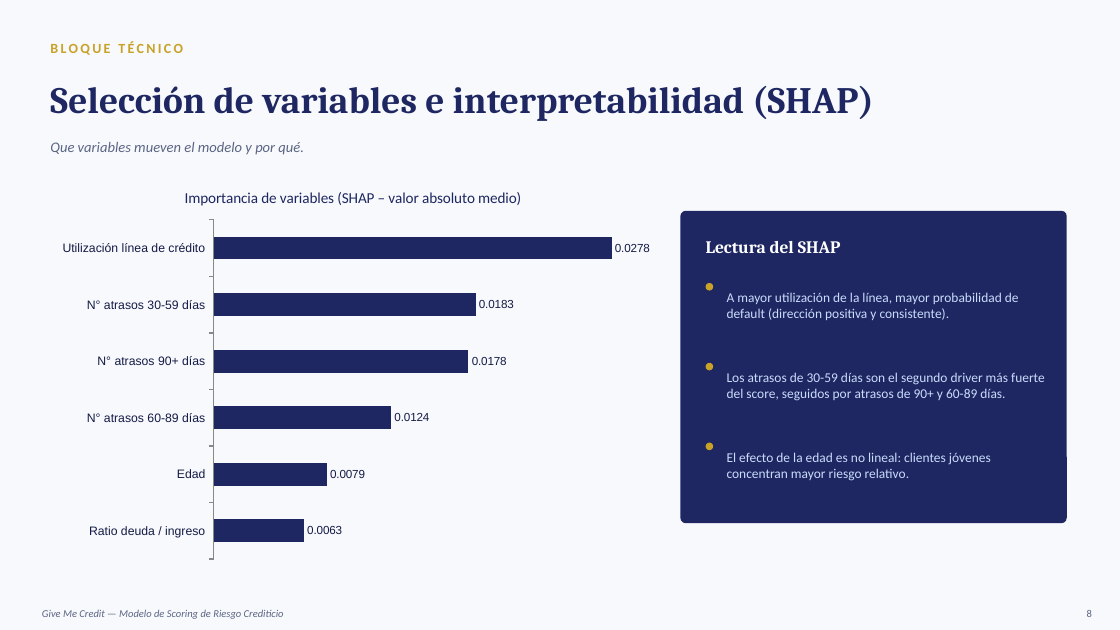
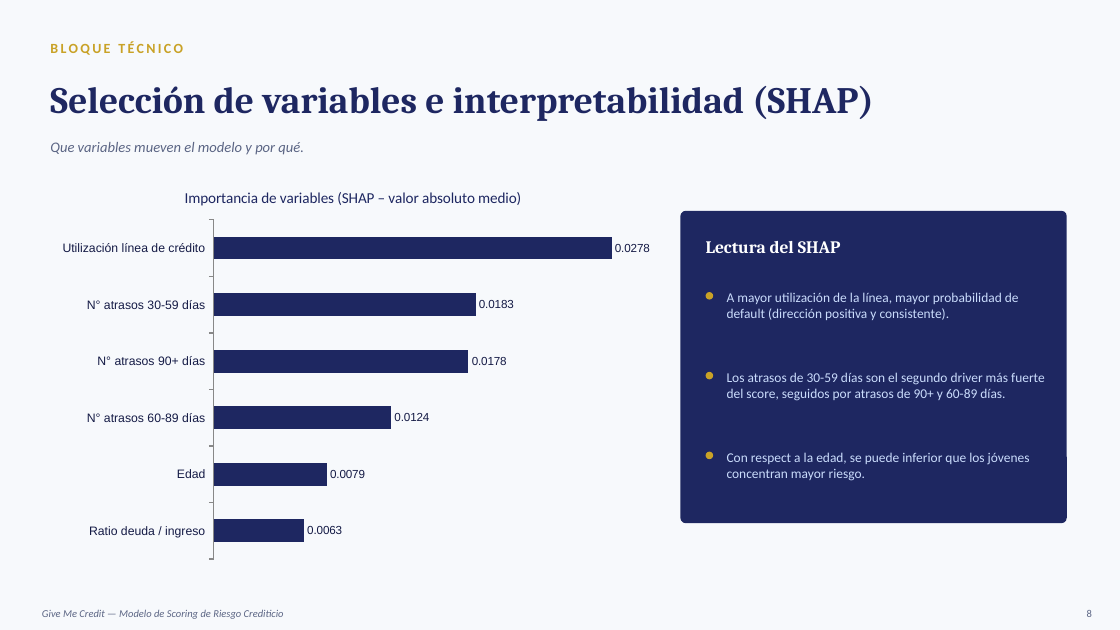
Before and after one commit to davidrodriguez2712/proyecto-riesgo-credito, a slide deck: slide 7 of presentacion/Resumen_Presentacion.pptx. Drawn at 1120x630 pixels with LibreOffice and Linux fonts; fonts in the diff are those of the drawing. Boxes give left, top, right and bottom in pixels: in the first picture for what was removed or moved away, otherwise in the second. Text is boxed around its words. In the diff, an @@ line names an element or a change of style, - is before the commit and + after.

```diff
--- a/presentacion/Resumen_Presentacion.pptx
+++ b/presentacion/Resumen_Presentacion.pptx
@@ 3 ellipses: place and size @@
-3 ellipses at <box>706,283,713,450</box>
+3 ellipses at <box>706,292,713,460</box>
@@ text at <box>727,452,1030,481</box>: text changed @@
-El efecto de la edad es no lineal: clientes jóvenes concentran mayor riesgo relativo.
+Con respect a la edad, se puede inferior que los jóvenes concentran mayor riesgo.
```
Also in this commit, not shown: 8 other files.
